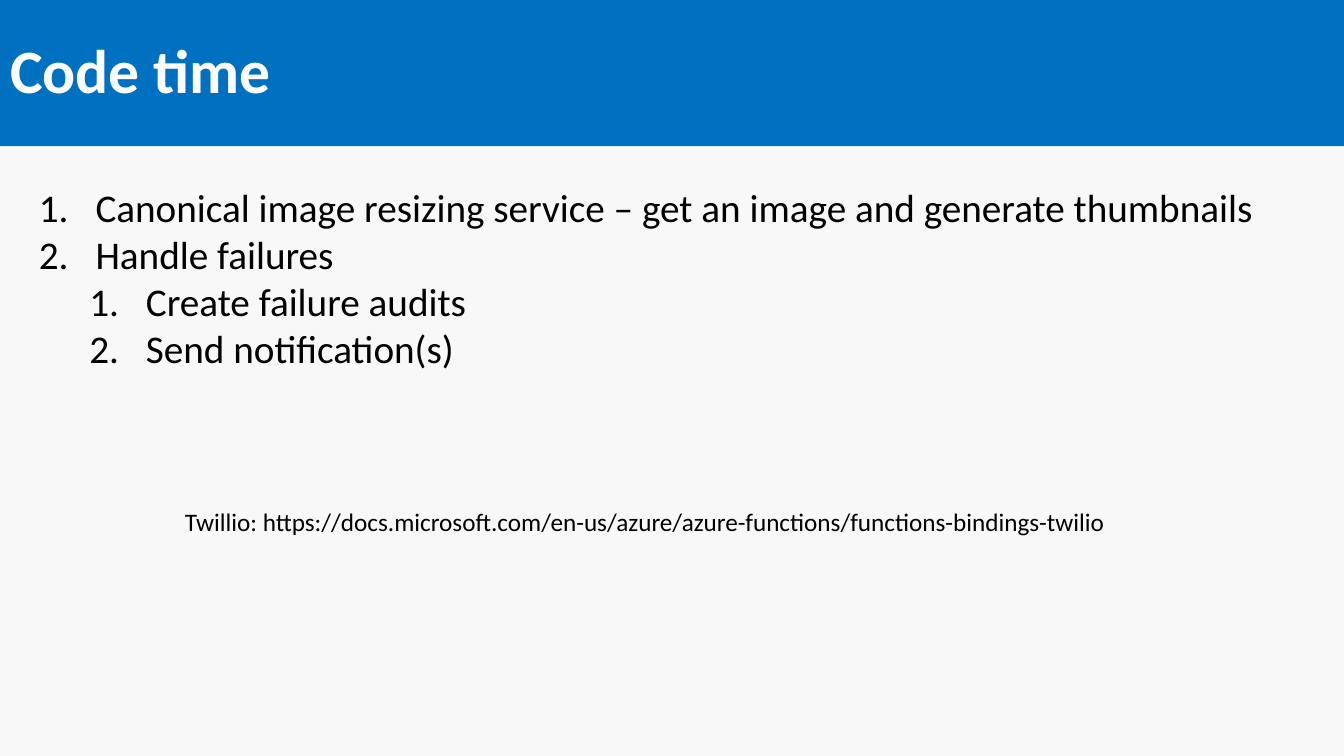
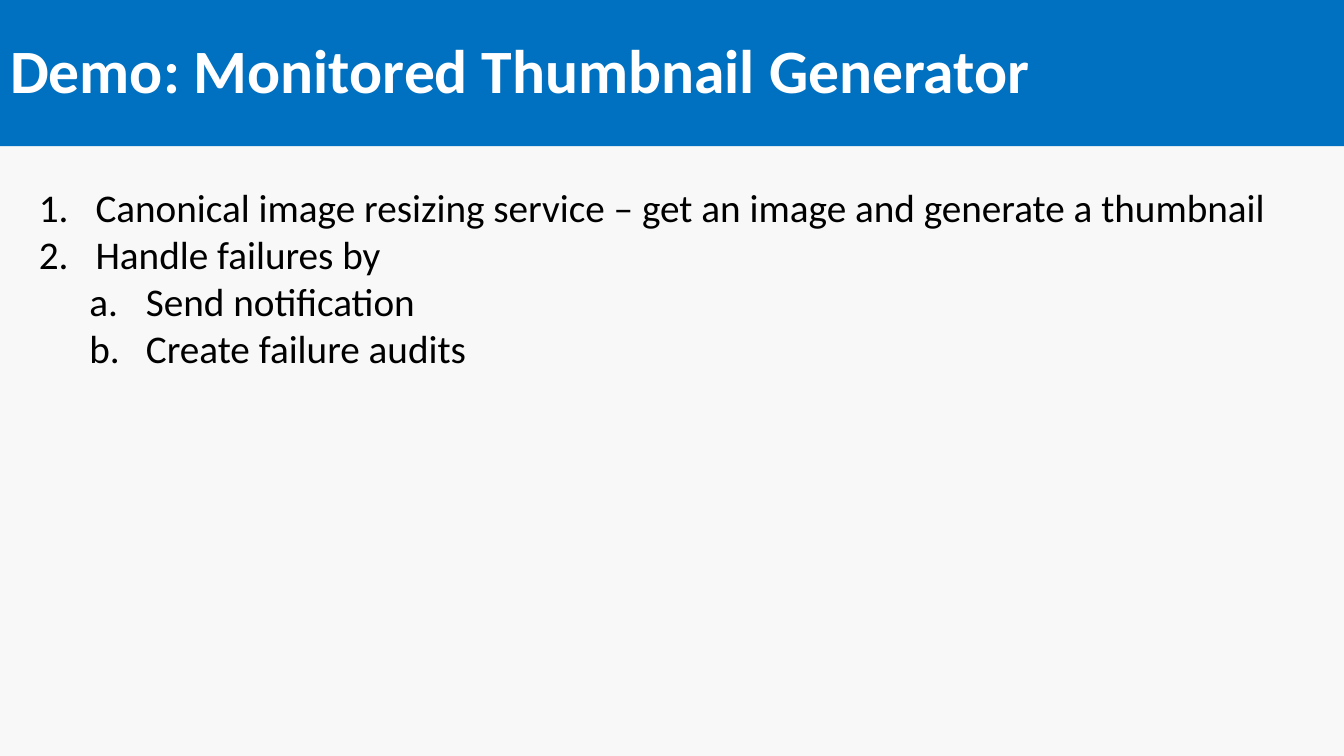
Before and after one commit to SeanFeldman/AzureFunctions-DotNet-YYC, a slide deck: slide 10 of AzureFunctions.pptx. Drawn at 1344x756 pixels with LibreOffice and Linux fonts; fonts in the diff are those of the drawing. Boxes give left, top, right and bottom in pixels: in the first picture for what was removed or moved away, otherwise in the second. Text is boxed around its words. In the diff, an @@ line names an element or a change of style, - is before the commit and + after.

```diff
--- a/AzureFunctions.pptx
+++ b/AzureFunctions.pptx
@@ title at (10,49,1029,94): text changed @@
-Code time
+Demo: Monitored Thumbnail Generator
@@ text at (96,194,1264,317): text changed @@
-1. Canonical image resizing service – get an image and generate thumbnails
-2. Handle failures
+1. Canonical image resizing service – get an image and generate a thumbnail
+2. Handle failures by
+  a. Send notification
@@ text at (146,334,453,369): paragraph removed @@
-  2. Send notification(s)
@@ text at (146,335,466,364): bullet 1. to a. @@
@@ text removed at (185,513,1104,536) @@
-Twillio: https://docs.microsoft.com/en-us/azure/azure-functions/functions-bindings-twilio
```
Also in this commit, not shown: 7 other slides changed, 1 slide added.
